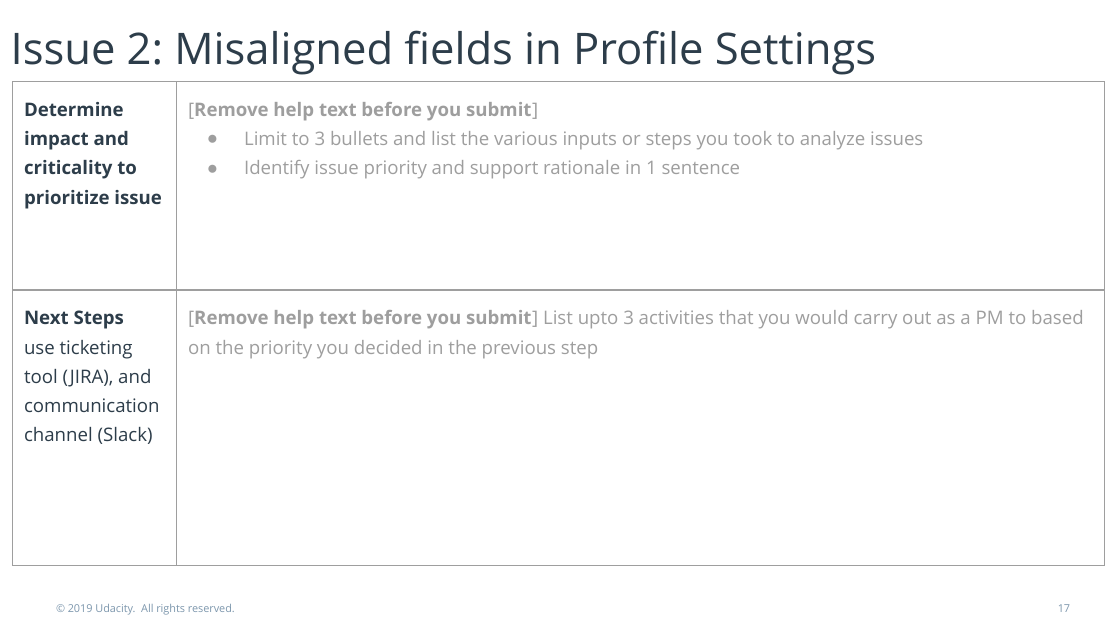
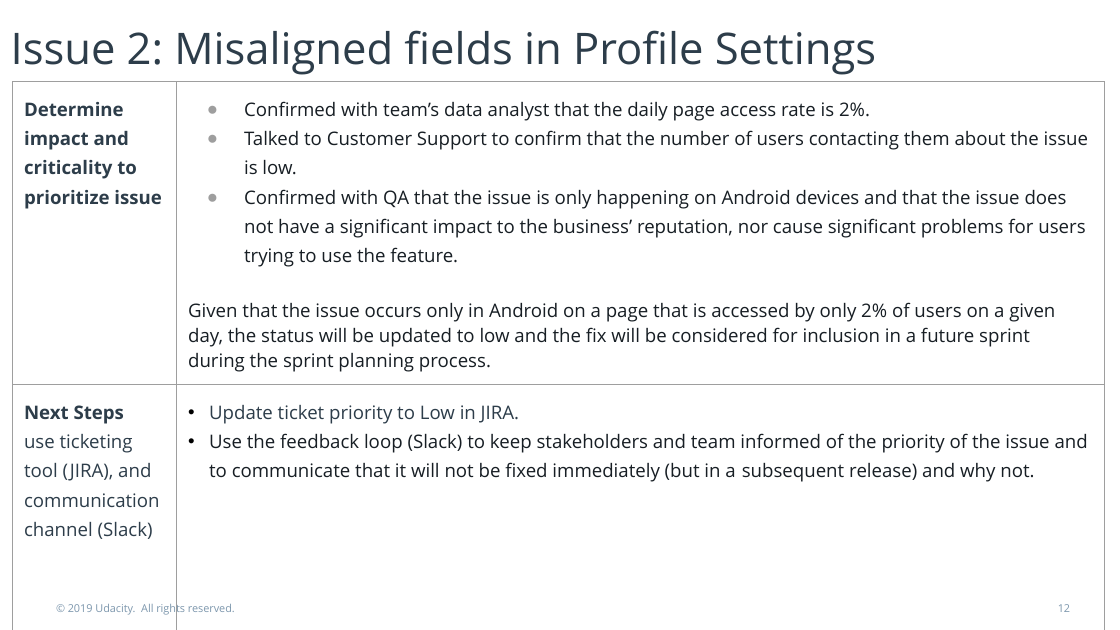
Before and after one commit to maleina/Health-App-Product-Management, a slide deck: slide 12 of 3 - Product Development/Project Presentation Course 3.pptx (slide 17 before the commit). Drawn at 1120x630 pixels with LibreOffice and Linux fonts; fonts in the diff are those of the drawing. Boxes give left, top, right and bottom in pixels: in the first picture for what was removed or moved away, otherwise in the second. Text is boxed around its words. In the diff, an @@ line names an element or a change of style, - is before the commit and + after.

```diff
--- a/3 - Product Development/Project Presentation Course 3.pptx
+++ b/3 - Product Development/Project Presentation Course 3.pptx
@@ table at [13, 82, 1104, 627] @@
-row 1, column 2: [Remove help text before you submit] / Limit to 3 bullets and list the various inputs or steps you took to analyze issues / Identify issue priority and support rationale in 1 sentence
+row 1, column 2: Confirmed with team’s data analyst that the daily page access rate is 2%. / Talked to Customer Support to confirm that the number of users contacting them about the issue is low. / Confirmed with QA that the issue is only happening on Android devices and that the issue does not have a significant impact to the business’ reputation, nor cause significant problems for users trying to use the feature. / Given that the issue occurs only in Android on a page that is accessed by only 2% of users on a given day, the status will be updated to low and the fix will be considered for inclusion in a future sprint during the sprint planning process.
-row 2, column 2: [Remove help text before you submit] List upto 3 activities that you would carry out as a PM to based on the priority you decided in the previous step
+row 2, column 2: Update ticket priority to Low in JIRA. / Use the feedback loop (Slack) to keep stakeholders and team informed of the priority of the issue and to communicate that it will not be fixed immediately (but in a subsequent release) and why not.
@@ page number at [1058, 604, 1070, 612]: text changed @@
-17
+12
```
Also in this commit, not shown: 10 other slides changed, 10 slides removed, 2 other files.
